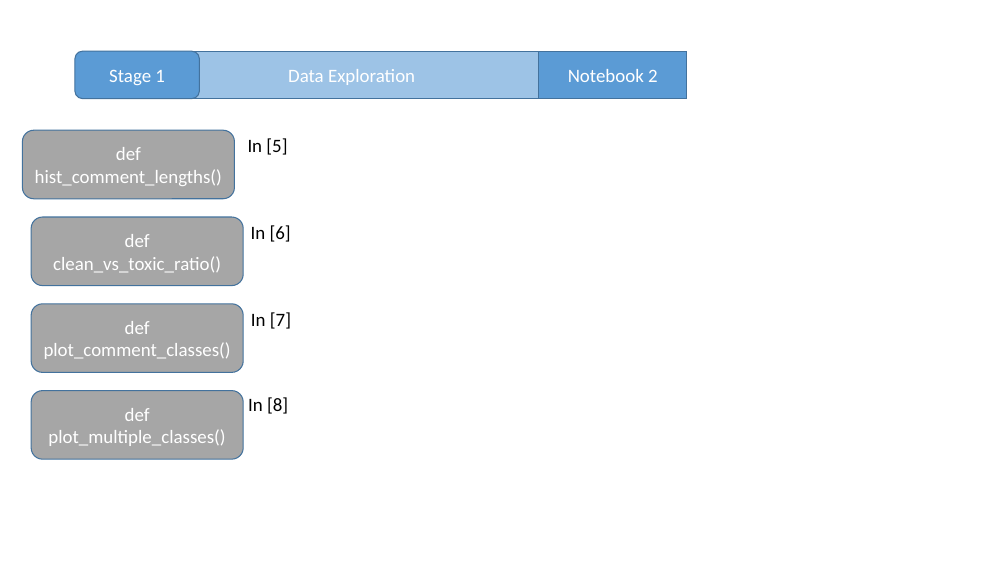
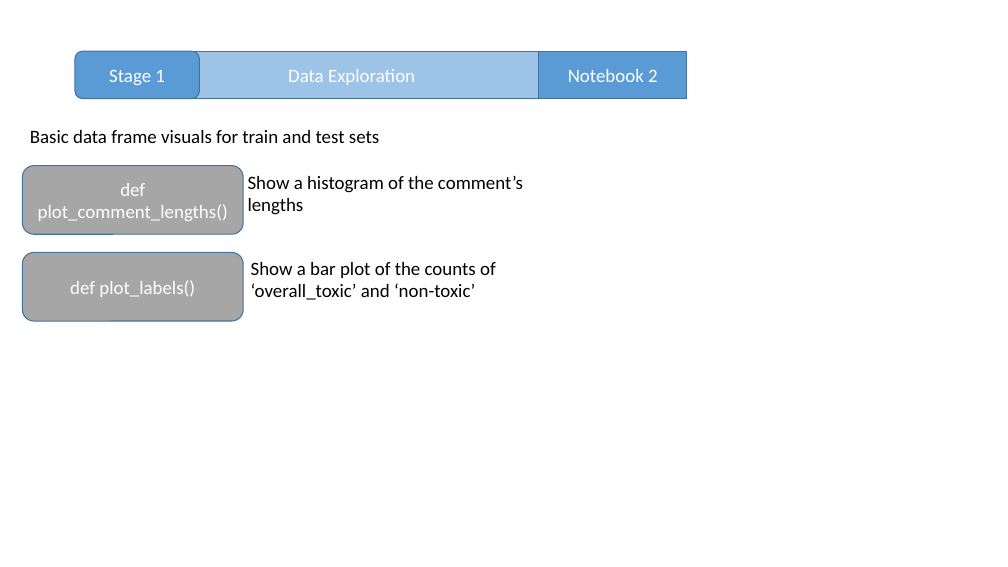
Before and after one commit to jjbocek/ToxicApp, a slide deck: slide 4 of Outline.pptx. Drawn at 1008x567 pixels with LibreOffice and Linux fonts; fonts in the diff are those of the drawing. Boxes give left, top, right and bottom in pixels: in the first picture for what was removed or moved away, otherwise in the second. Text is boxed around its words. In the diff, an @@ line names an element or a change of style, - is before the commit and + after.

```diff
--- a/Outline.pptx
+++ b/Outline.pptx
@@ text added at box(30, 130, 379, 143), 18 pt, text #000000 @@
+Basic data frame visuals for train and test sets
@@ text removed at box(248, 138, 287, 155) @@
-In [5]
@@ rounded rectangle "def plot_comment_lengths()": place and size @@
-rounded rectangle "def plot_comment_lengths()" at box(23, 130, 235, 199)
+rounded rectangle "def plot_comment_lengths()" at box(23, 166, 243, 234)
@@ text added at box(248, 176, 523, 215), 18 pt, text #000000 @@
+Show a histogram of the comment’s lengths
@@ text in rounded rectangle at box(38, 183, 228, 221): text changed @@
-def hist_comment_lengths()
+def plot_comment_lengths()
@@ text removed at box(251, 225, 291, 242) @@
-In [6]
@@ rounded rectangle "def plot_labels()": place and size @@
-rounded rectangle "def plot_labels()" at box(31, 217, 243, 286)
+rounded rectangle "def plot_labels()" at box(23, 253, 243, 321)
@@ text added at box(251, 262, 496, 300), 18 pt, text #000000 @@
+Show a bar plot of the counts of ‘overall_toxic’ and ‘non-toxic’
@@ text in rounded rectangle at box(70, 280, 195, 297): text changed @@
-def clean_vs_toxic_ratio()
+def plot_labels()
@@ rounded rectangle removed at box(31, 304, 243, 373) @@
-def plot_comment_classes()
@@ text removed at box(251, 312, 291, 329) @@
-In [7]
@@ rounded rectangle removed at box(31, 391, 243, 460) @@
-def plot_multiple_classes()
@@ text removed at box(248, 397, 288, 414) @@
-In [8]
```
Also in this commit, not shown: 4 other files.
